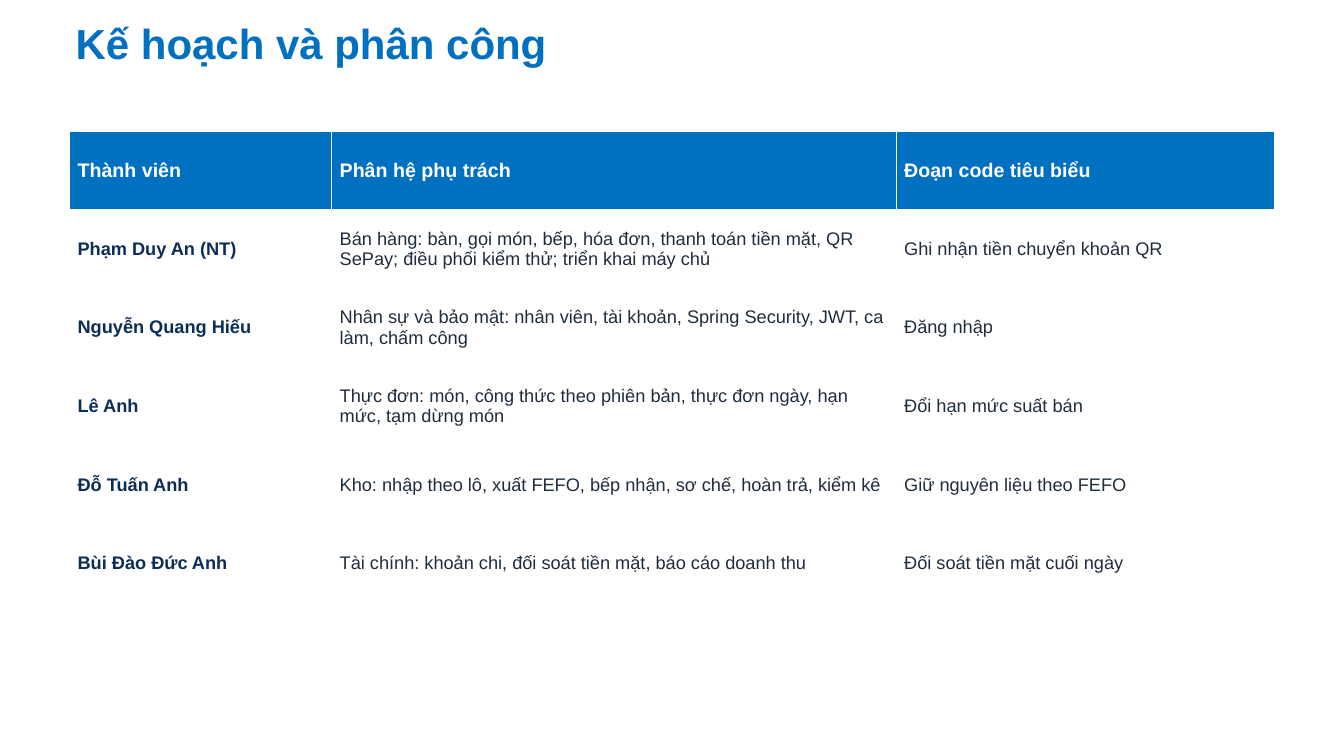
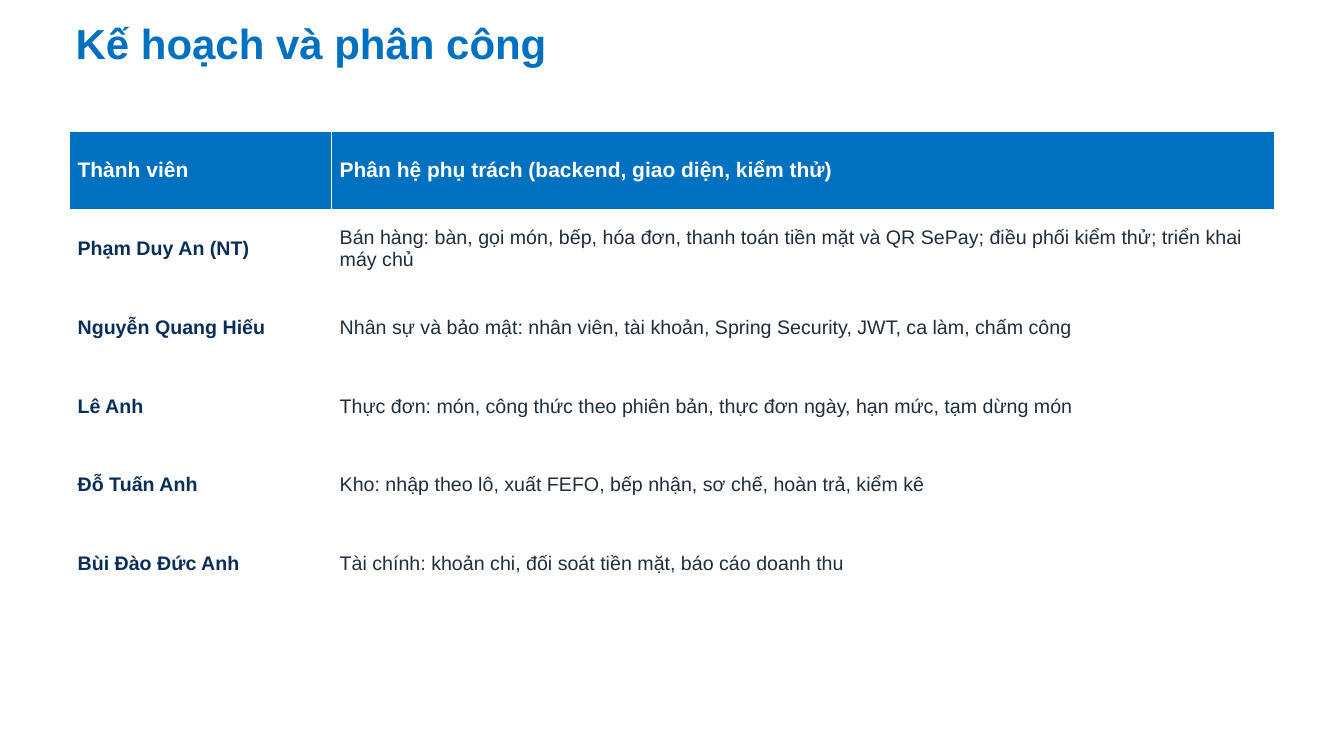
Before and after one commit to Anpham120/restaurant-management-system, a slide deck: slide 11 of docs/bao-cao-ltnc/Slide_LapTrinhNangCao_AtlasRestaurant.pptx (slide 15 before the commit). Drawn at 1344x756 pixels with LibreOffice and Linux fonts; fonts in the diff are those of the drawing; background and template pictures are left out. Boxes give left, top, right and bottom in pixels: in the first picture for what was removed or moved away, otherwise in the second. Text is boxed around its words. In the diff, an @@ line names an element or a change of style, - is before the commit and + after.

```diff
--- a/docs/bao-cao-ltnc/Slide_LapTrinhNangCao_AtlasRestaurant.pptx
+++ b/docs/bao-cao-ltnc/Slide_LapTrinhNangCao_AtlasRestaurant.pptx
@@ table at (70, 131, 1274, 603) @@
-column 2: Phân hệ phụ trách | Bán hàng: bàn, gọi món, bếp, hóa đơn, thanh toán tiền mặt, QR SePay; điều phối kiểm thử; triển khai máy chủ | Nhân sự và bảo mật: nhân viên, tài khoản, Spring Security, JWT, ca làm, chấm công | Thực đơn: món, công thức theo phiên bản, thực đơn ngày, hạn mức, tạm dừng món | Kho: nhập theo lô, xuất FEFO, bếp nhận, sơ chế, hoàn trả, kiểm kê | Tài chính: khoản chi, đối soát tiền mặt, báo cáo doanh thu
-column 3: Đoạn code tiêu biểu | Ghi nhận tiền chuyển khoản QR | Đăng nhập | Đổi hạn mức suất bán | Giữ nguyên liệu theo FEFO | Đối soát tiền mặt cuối ngày
+column 2: Phân hệ phụ trách (backend, giao diện, kiểm thử) | Bán hàng: bàn, gọi món, bếp, hóa đơn, thanh toán tiền mặt và QR SePay; điều phối kiểm thử; triển khai máy chủ | Nhân sự và bảo mật: nhân viên, tài khoản, Spring Security, JWT, ca làm, chấm công | Thực đơn: món, công thức theo phiên bản, thực đơn ngày, hạn mức, tạm dừng món | Kho: nhập theo lô, xuất FEFO, bếp nhận, sơ chế, hoàn trả, kiểm kê | Tài chính: khoản chi, đối soát tiền mặt, báo cáo doanh thu
```
Also in this commit, not shown: 1 other slide changed, 7 slides removed, 1 other file.
